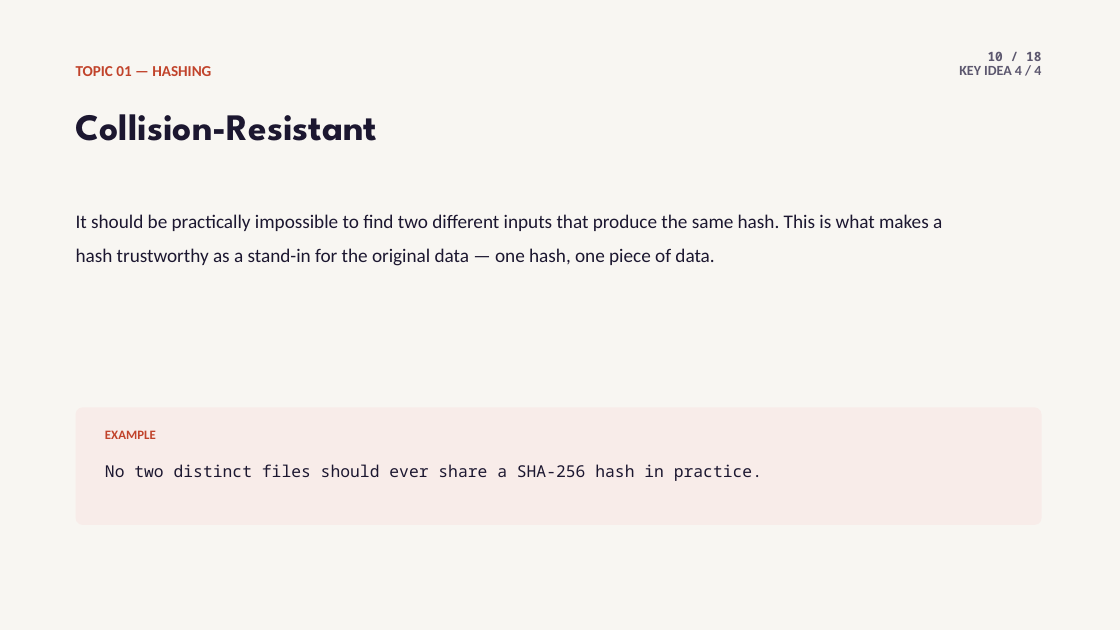
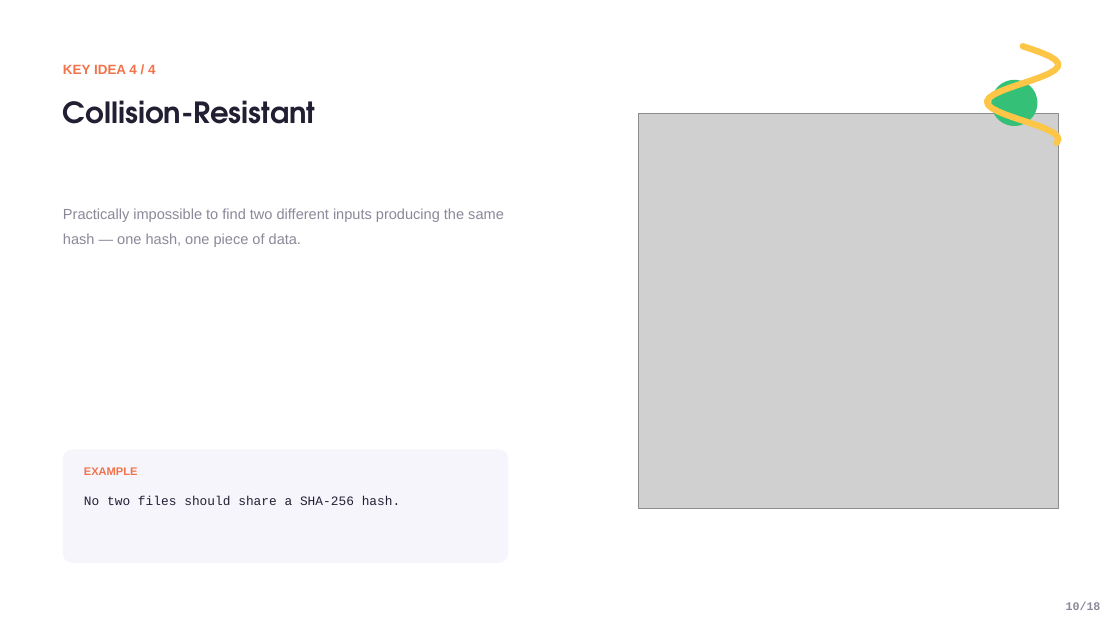
Before and after one commit to jadonamite/BlockchainCourse, a slide deck: slide 10 of curriculum/week-01/week1-topic-01-hashing.pptx. Drawn at 1120x630 pixels with LibreOffice and Linux fonts; fonts in the diff are those of the drawing; grey boxes stand for pictures. Boxes give left, top, right and bottom in pixels: in the first picture for what was removed or moved away, otherwise in the second. Text is boxed around its words. In the diff, an @@ line names an element or a change of style, - is before the commit and + after.

Commit message:
Rebuild Topic 01 deck to actually match the reference template
The previous decks used a dark terminal/dev-tool aesthetic invented
for this course instead of the referenced "Online Learning Platform"
template. This rebuilds Topic 01 (Hashing) from scratch as a real
component library matching the reference precisely: exact palette
(violet/yellow/green/coral), the squiggle ribbon motif, colored icon
cards, mentor-style photo cards, dashed timeline, stat blocks, and
CTA slides -- with real photos on nearly every slide instead of only
the divider. Code/terminal output is restyled into the reference's
own navy card color rather than a foreign dark theme.

Proof-of-concept on one topic before replicating to Topics 02-04.

```diff
--- a/curriculum/week-01/week1-topic-01-hashing.pptx
+++ b/curriculum/week-01/week1-topic-01-hashing.pptx
@@ rectangle removed at [0, 0, 1120, 630] @@
@@ text "KEY IDEA 4 / 4": place and size @@
-text "KEY IDEA 4 / 4" at [959, 66, 1041, 75]
+text "KEY IDEA 4 / 4" at [63, 64, 155, 74]
@@ text "KEY IDEA 4 / 4" at [63, 64, 155, 74]: size 12 to 11.5 pt, font Calibri to Arial, text colour #5C576E to #F2734B; alignment right to left @@
@@ freeform shape added at [987, 46, 1059, 143], outline #FDC646 5.4 pt @@
@@ text removed at [76, 66, 211, 76] @@
-TOPIC 01 — HASHING
@@ ellipse added at [991, 80, 1038, 126], fill #35C078 @@
@@ text "Collision-Resistant": place and size @@
-text "Collision-Resistant" at [76, 114, 378, 141]
+text "Collision-Resistant" at [63, 100, 316, 124]
@@ text "Collision-Resistant" at [63, 100, 316, 124]: size 32 to 25 pt, font League Spartan to TeX Gyre Adventor, text colour #1C1730 to #221F33 @@
@@ picture added at [639, 113, 1059, 508] @@
@@ text at [63, 208, 504, 247]: text changed; size 16.5 to 12.5 pt; font Calibri to Arial; text colour #1C1730 to #8B8899 @@
-It should be practically impossible to find two different inputs that produce the same hash. This is what makes a hash trustworthy as a stand-in for the original data — one hash, one piece of data.
+Practically impossible to find two different inputs producing the same hash — one hash, one piece of data.
@@ rounded rectangle removed at [76, 408, 1042, 525] @@
@@ rounded rectangle added at [63, 450, 508, 563], fill #F6F5FC @@
@@ text "EXAMPLE": place and size @@
-text "EXAMPLE" at [105, 430, 156, 439]
+text "EXAMPLE" at [84, 467, 137, 475]
@@ text "EXAMPLE" at [84, 467, 137, 475]: size 11 to 9.5 pt, font Calibri to Arial, text colour #C1432B to #F2734B @@
@@ text at [84, 496, 401, 505]: text changed; size 14 to 11 pt; font Noto Sans Mono to Courier New; text colour #1C1730 to #221F33 @@
-No two distinct files should ever share a SHA-256 hash in practice.
+No two files should share a SHA-256 hash.
@@ text at [1066, 601, 1101, 610]: text changed; size 11 to 10 pt; font Noto Sans Mono to Courier New; text colour #5C576E to #8B8899 @@
-10 / 18
+10/18
```
Also in this commit, not shown: 16 other slides changed, 1 slide added, 1 slide removed.
